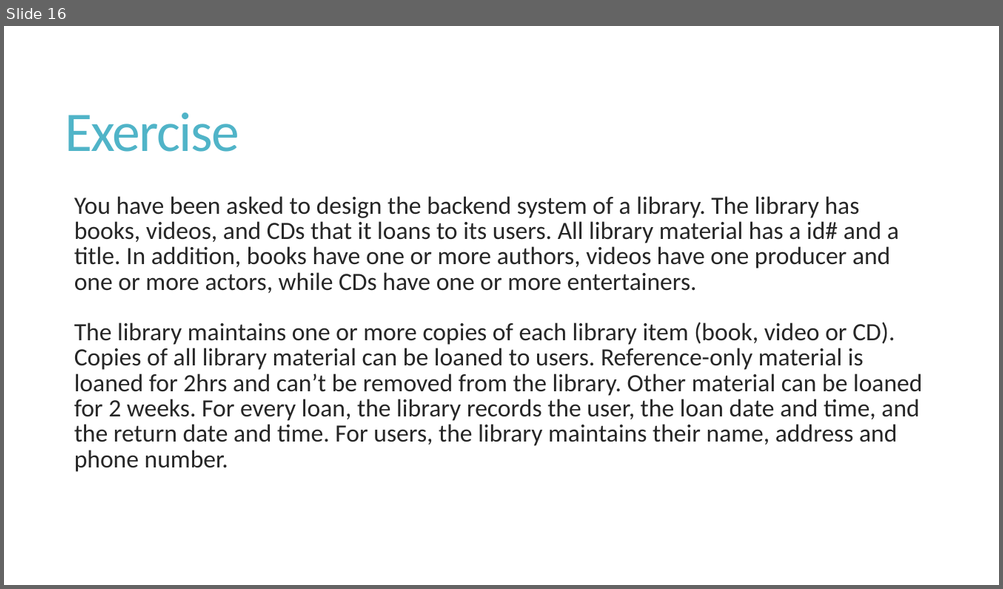
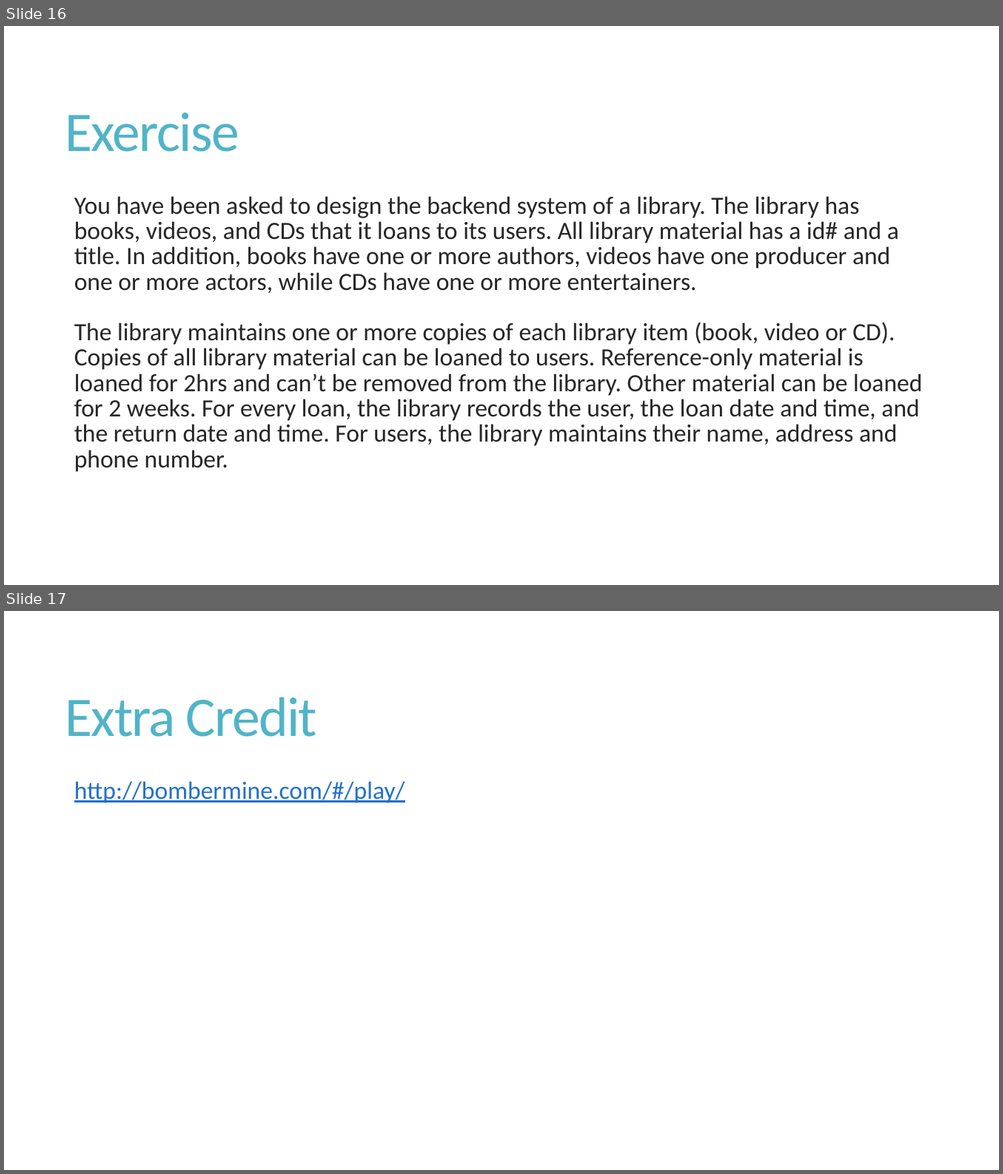
Before and after one commit to shabbir-hussain/ecse321tutorials, a slide deck: 03-UML.pptx. Shown one above the other, each under a label of ours: slide 16 before the commit, slides 16 and 17 after it. The pictures are 1003x589 and 1003x1174 pixels, drawn with LibreOffice and Linux fonts; fonts in the diff are those of the drawing. Boxes give left, top, right and bottom in pixels: in the first picture for what was removed or moved away, otherwise in the second. Text is boxed around its words. In the diff, an @@ line names an element or a change of style, - is before the commit and + after.

```diff
--- a/03-UML.pptx
+++ b/03-UML.pptx
@@ slide 17 added at box(4, 611, 999, 1170), background #FFFFFF @@
@@ title added at box(65, 697, 317, 737), 54 pt, text #50B4C8 @@
+Extra Credit
@@ text added at box(74, 781, 405, 803), 24 pt, text #2370CD, underline @@
+  http://bombermine.com/#/play/
```
Also in this commit, not shown: 1 slide changed, 1 other file.
